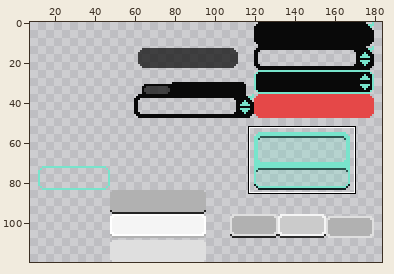
Pixel-art file, stored at Assets/Resources/new aseprite/ui/hacking/ui_computer.aseprite. The first picture is a wide view before the edit; the outline marks the close-up.
Close-up. First the earlier version:
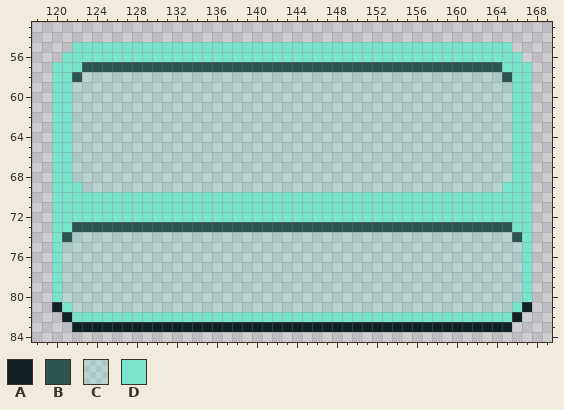
192x120 pixels, 1 frame. Shown: x 118..169, y 53..84. The wide view leaves out empty margins. The commit also changed other parts of the picture, which this record leaves out.
Palette (. is transparent): A #122123  B #2d5550  C #78e4cc44  D #78e4cc
The result:
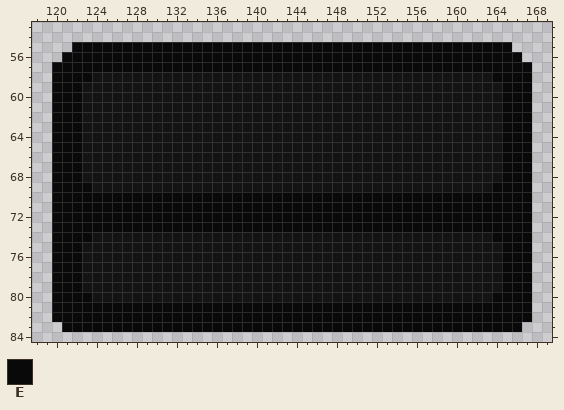
Colours new in this view: E #090909
The exact change:
layer "Layer 2" added
layer "window" removed
Colour C changes from #78e4cc44 to #000000e6.
Layers "screen", "Layer 2":
Colour E now appears in row 82 at x 120 and 167; in row 83 at x 121 and 166.
The author changed colour A to colour E in row 81 at x 120 and 167; in row 82 at x 121 and 166; in row 83 at x 122 to 165.
The author changed colour B to colour E in row 57 at x 123 to 164; in row 58 at x 122 and 165; in row 73 at x 122 to 165; in row 74 at x 121 and 166.
The author changed colour C to colour E in row 58 at x 123 and 164; in rows 59 to 68 at x 122 and 165; in row 69 at x 123 and 164; in row 74 at x 122 to 123 and 164 to 165; in rows 75 to 79 at x 121 to 122 and 165 to 166; in row 80 at x 121 to 123 and 164 to 166.
The author changed colour C to colour E in row 81 at x 122 to 165.
The author changed colour D to colour E in row 55 at x 122 to 165; in row 56 at x 121 to 166; in row 57 at x 120 to 122 and 165 to 167; in rows 58 to 68 at x 120 to 121 and 166 to 167; in row 69 at x 120 to 122 and 165 to 167; in rows 70 to 72 at x 120 to 167.
The author changed colour D to colour E in row 73 at x 120 to 121 and 166 to 167; in rows 74 to 80 at x 120 and 167; in row 81 at x 121 and 166; in row 82 at x 122 to 165.
Pixel boxes of the changes (left, top, right, bottom) in both close-ups:
changed: (52, 42, 532, 332)
